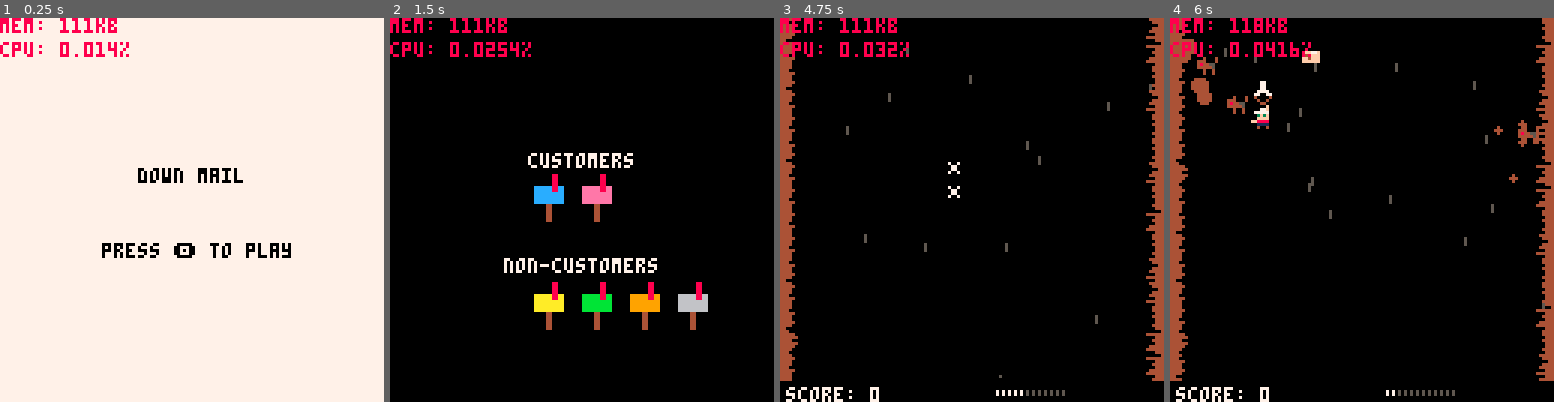
Above: before the commit, frames 1-4 (left to right).
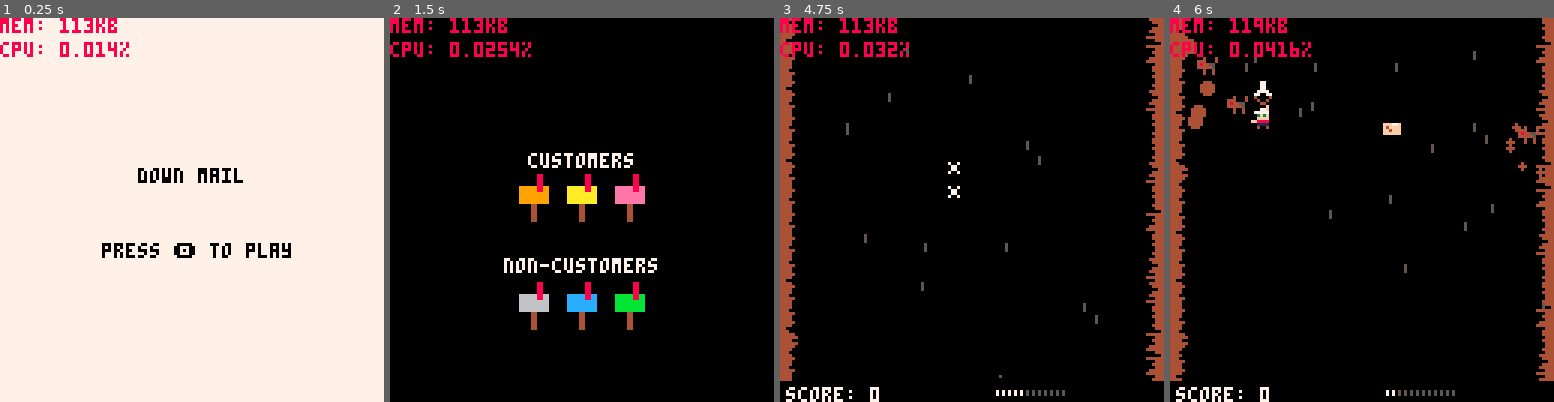
Above: after the commit, the same moments.

Repository: sugarvoid/down-mail
Game: PICO-8 cartridge down_mail.p8
Same seed, same stepped clock (60 frames per second), same inputs: the game is played once before the commit and once after it.
Inputs:
- Up to frame 1 (0.25 s): no input
- Up to frame 2 (1.5 s): tap X (X key) at 0.33, 1.07 s; tap O (Z key) at 0.7 s
- Up to frame 3 (4.75 s): hold Right 1.6-2.1 s; tap O (Z key) every 0.4 s from 1.7 to 4.5 s; tap X (X key) at 1.85, 2.97, 4.08 s; hold Up 2.15-2.42 s; hold Right 2.47-3.03 s; hold Left 3.08-3.58 s; hold Down 3.63-3.97 s; hold Right 4.02-4.68 s; hold Up from 4.73 s (still down)
- Up to frame 4 (6 s): tap O (Z key) at 4.9, 5.3, 5.7 s; release Up at 5.03 s; hold Left 5.08-5.68 s; tap X (X key) at 5.2 s; hold Down from 5.73 s (still down)

The runs differ from the first frame. In frame 1, less than 0.1% of the frame differs, in the area x 22-25%, y 0-4%; in frame 2, 5.0%, in the area x 22-83%, y 0-82%; in frame 3, 0.1%; in frame 4, 1.3%.

Commit message:
Add customer setter function

Diff:
--- a/src/main.lua
+++ b/src/main.lua
@@ -2,9 +2,9 @@
 
 
 cols={12,14,10,11,9,6} --"b","y","p","g"}
-customers={12,14}
-non_customers={10,11,9,6}
-
+customers={}
+non_customers={}
+reminder=false
 mb_spawn=0
 avil_yx={7,16,25,34,43,52,61,70,79,88,97,106,113}
 next_mb=0
@@ -20,11 +20,12 @@
 intro_t=60
 day_t=60
 gamestates = {
-    title = "t",
-    day_intro = "di",
-    day_title = "dt",
-    game = "g",
-    gameover = "go"
+    title = 0,
+    day_intro = 1,
+    day_title = 2,
+    game = 3,
+    bonus= 4,
+    gameover = 5
 }
 g_state=gamestates.title
 
@@ -49,6 +50,7 @@
 
 function _init()
     poke(0x5f5c,255)
+    set_customers()
     score=0
     misses=0
     init_wind()
@@ -186,14 +188,14 @@
     --TODO: figure out how to center sprites
     for k,v in pairs(customers) do
         pal(6, v)
-        sspr(32, 8, 8, 8, 30+(16*k), 52, 16, 16)
+        sspr(32, 8, 8, 8, 25+(16*k), 52, 16, 16)
         --spr(20, 30+(8*k), 52)
         pal()
     end
 
     for k,v in pairs(non_customers) do
         pal(6, v)
-        sspr(32, 8, 8, 8, 30+(16*k), 88, 16, 16)
+        sspr(32, 8, 8, 8, 25+(16*k), 88, 16, 16)
         --spr(20, 30+(8*k), 88)
         pal()
     end
@@ -226,6 +228,27 @@
         pset(70+(2*i), 124, 7)
         pset(70+(2*i), 125, 7)
       end
+      if reminder then
+      for k,v in pairs(customers) do
+        pal(6, v)
+        --sspr(32, 8, 8, 8, 25+(4*k), 88, 4, 4)
+        spr(21, 30+(8*k), 122)
+        pal()
+      end
+    end
+    --   for i=1,#customers,1 do
+    --     pset(30+(2*i), 126, customers[i])
+    --     pset(30+(2*i), 126, customers[i])
+    --     pset(30+(2*i), 126, customers[i])
+    --   end
+end
+
+function set_customers()
+
+    shuffle(cols)
+
+    customers={cols[1],cols[2],cols[3]}
+    non_customers={cols[4],cols[5],cols[6]}
 end
 
 function angle_lerp(angle1, angle2, t)
@@ -261,3 +284,11 @@
     -- cut in half
     return 61
   end
+
+  function shuffle(t)
+    -- do a fisher-yates shuffle
+    for i = #t, 1, -1 do
+      local j = flr(rnd(i)) + 1
+      t[i], t[j] = t[j], t[i]
+    end
+  end
Not shown, changed: readme.md
